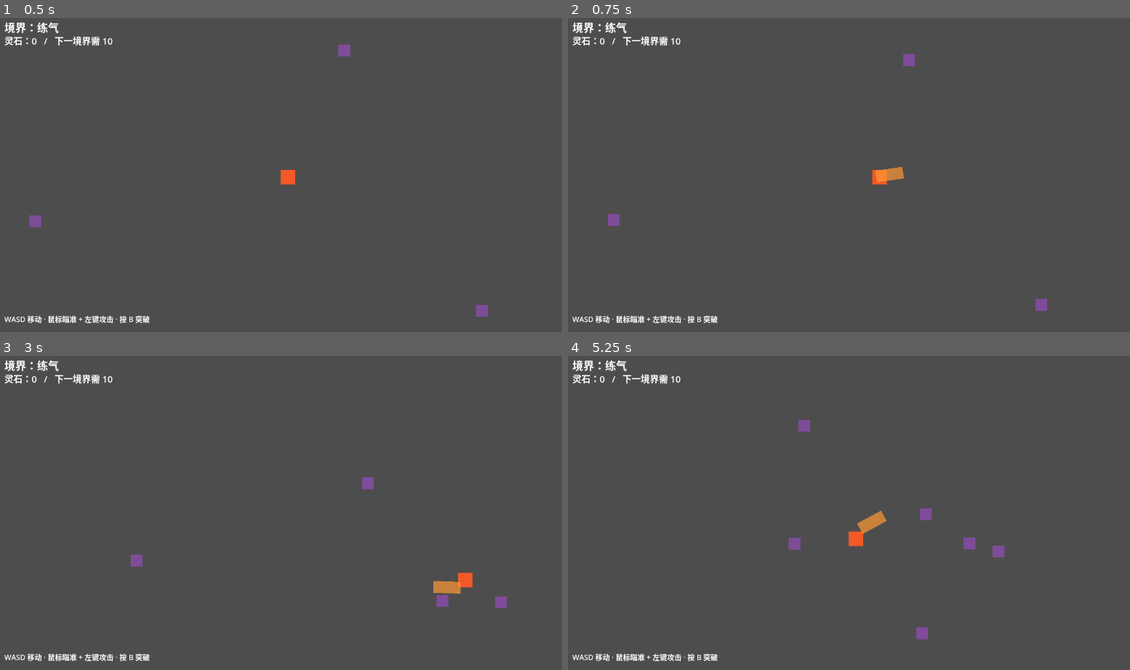
Above: before the commit, frames 1-4 (two rows, left to right).
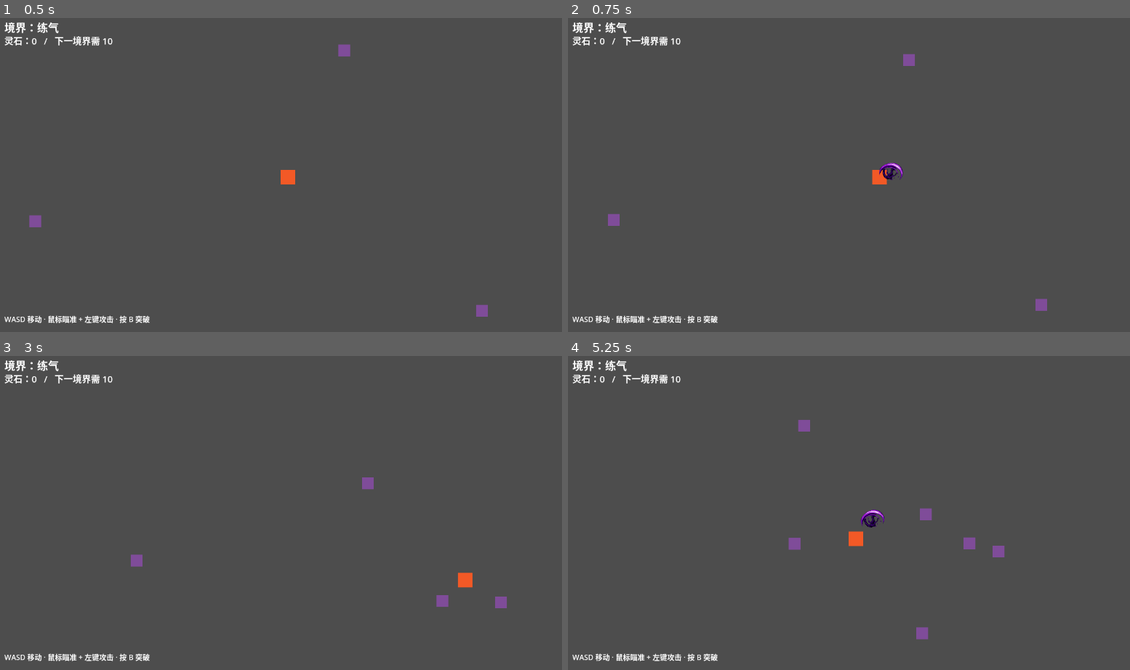
Above: after the commit, the same moments.

Repository: Qing-zhou2/xiuxian-game
Game: Godot game, scene res://scenes/Main.tscn
Same seed, same stepped clock (60 frames per second), same inputs: the game is played once before the commit and once after it.
Inputs (mouse positions are in pixels of both pictures, inside the frame that each line leads up to):
- Up to frame 1 (0.5 s): no input
- Up to frame 2 (0.75 s): tap Enter at 0.5 s; move the mouse to (983, 159) at 0.52 s; hold D from 0.53 s (still down); tap B at 0.6 s; click (983, 159) at 0.67 s
- Up to frame 3 (3 s): move the mouse to (174, 531) at 1.27 s; release D at 1.28 s; hold S 1.28-2.03 s; tap B at 1.35, 2.1, 2.85 s; move the mouse to (348, 443) at 2.02 s; hold D 2.03-2.78 s; move the mouse to (258, 582) at 2.77 s; hold W from 2.78 s (still down); click (258, 582) at 2.92 s
- Up to frame 4 (5.25 s): move the mouse to (1028, 563) at 3.52 s; release W at 3.53 s; hold A 3.53-5.03 s; tap B at 3.6, 4.35, 5.1 s; move the mouse to (680, 465) at 4.27 s; move the mouse to (882, 516) at 5.02 s; hold S from 5.03 s (still down); click (882, 516) at 5.17 s

Frame 1 is identical in both runs. In frame 2, 0.2% of the frame differs, in the area x 54-60%, y 46-53%; in frame 3, 0.2%; in frame 4, 0.2%, in the area x 51-57%, y 48-57%.

Commit message:
特效：接入动画刀气，引入 CC0 特效素材
- 新增 assets/vfx/：刀气(16帧动画)、火球、Kenney 火焰/火花粒子，均 CC0
- Slash.gd 改用 AnimatedSprite2D 播放刀气动画（替换原静态贴图）
- 修复敌人死亡掉落灵石时 physics flushing-queries 报错（延后挂载）
- 新增 assets/vfx/LICENSES.md，更新 docs/assets.md

Co-Authored-By: Claude <noreply@anthropic.com>

Diff:
--- a/scripts/Enemy.gd
+++ b/scripts/Enemy.gd
@@ -42,8 +42,9 @@
 
 func die() -> void:
 	# 掉落灵石，等玩家走上去采集
-	var drop = DropScript.new()
+	# 用 call_deferred 延后挂到场景树，避免在物理回调里改碰撞状态报错
+	var drop := DropScript.new()
 	drop.value = spirit_stone_value
-	get_parent().add_child(drop)
-	drop.global_position = global_position
+	drop.position = position
+	get_parent().call_deferred("add_child", drop)
 	queue_free()
--- a/scripts/Slash.gd
+++ b/scripts/Slash.gd
@@ -1,9 +1,15 @@
 extends Area2D
 
 # 刀气攻击判定：短暂存在的 Area2D，命中敌人造成伤害
-# 美术素材：assets/slash.png（覆盖同名文件即可换图）
+# 视觉：16 帧动画刀气 assets/vfx/slash.png（替换此文件即可换特效）
+# 来源：AutoSprite "Shadow Slash"，CC0，见 assets/vfx/LICENSES.md
 
-const SLASH_TEXTURE := preload("res://assets/slash.png")
+const SLASH_SHEET := preload("res://assets/vfx/slash.png")
+
+const FRAME_SIZE := 256
+const GRID := 4          # 4×4 = 16 帧
+const SCALE := 0.3       # 256px 缩到约 77px
+const FPS := 96.0        # 16 帧约 0.17 秒播完
 
 var damage := 10
 
@@ -11,16 +17,37 @@
 func _ready() -> void:
 	collision_layer = 0
 	collision_mask = 2  # 检测敌人层
+
 	var shape := CollisionShape2D.new()
 	var rect := RectangleShape2D.new()
-	rect.size = Vector2(60, 26)
+	rect.size = Vector2(FRAME_SIZE * SCALE, FRAME_SIZE * SCALE * 0.55)
 	shape.shape = rect
 	add_child(shape)
-	var sprite := Sprite2D.new()
-	sprite.texture = SLASH_TEXTURE
+
+	var sprite := _build_sprite()
 	add_child(sprite)
+	sprite.animation_finished.connect(func(): queue_free())
+
 	body_entered.connect(_on_body_entered)
-	get_tree().create_timer(0.12).timeout.connect(func(): queue_free())
+
+
+func _build_sprite() -> AnimatedSprite2D:
+	var sprite := AnimatedSprite2D.new()
+	var frames := SpriteFrames.new()
+	frames.add_animation("slash")
+	frames.set_animation_loop("slash", false)
+	frames.set_animation_speed("slash", FPS)
+	for row in range(GRID):
+		for col in range(GRID):
+			var atlas := AtlasTexture.new()
+			atlas.atlas = SLASH_SHEET
+			atlas.region = Rect2(col * FRAME_SIZE, row * FRAME_SIZE, FRAME_SIZE, FRAME_SIZE)
+			frames.add_frame("slash", atlas)
+	sprite.sprite_frames = frames
+	sprite.animation = "slash"
+	sprite.scale = Vector2(SCALE, SCALE)
+	sprite.play()
+	return sprite
 
 
 func _on_body_entered(body: Node) -> void:
Binary file removed: assets/slash.png
Binary file added: assets/vfx/fireball.png
Not shown, added: assets/vfx/fireball.png.import
Binary file added: assets/vfx/particles/fire_01.png
Not shown, added: assets/vfx/particles/fire_01.png.import
Binary file added: assets/vfx/particles/fire_02.png
Not shown, added: assets/vfx/particles/fire_02.png.import
Binary file added: assets/vfx/particles/flame_01.png
Not shown, changed: assets/vfx/particles/flame_01.png.import
Binary file added: assets/vfx/particles/flame_02.png
Not shown, added: assets/vfx/particles/flame_02.png.import
Binary file added: assets/vfx/particles/flame_03.png
(and 27 more such lines)
